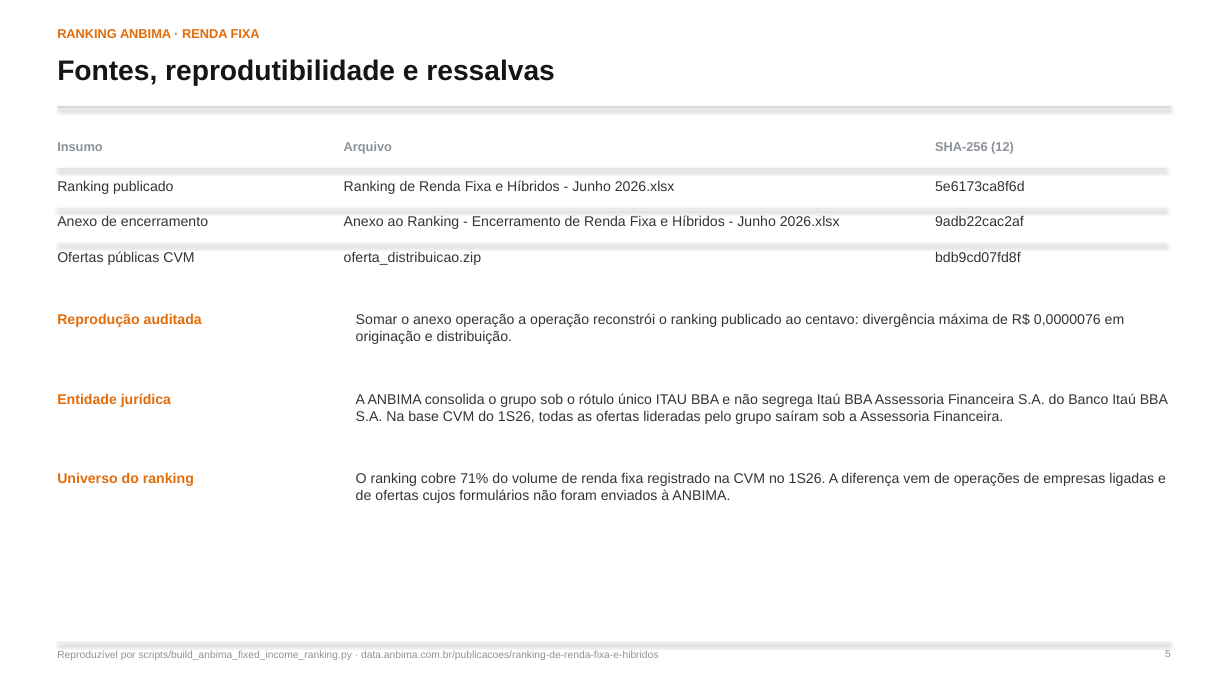
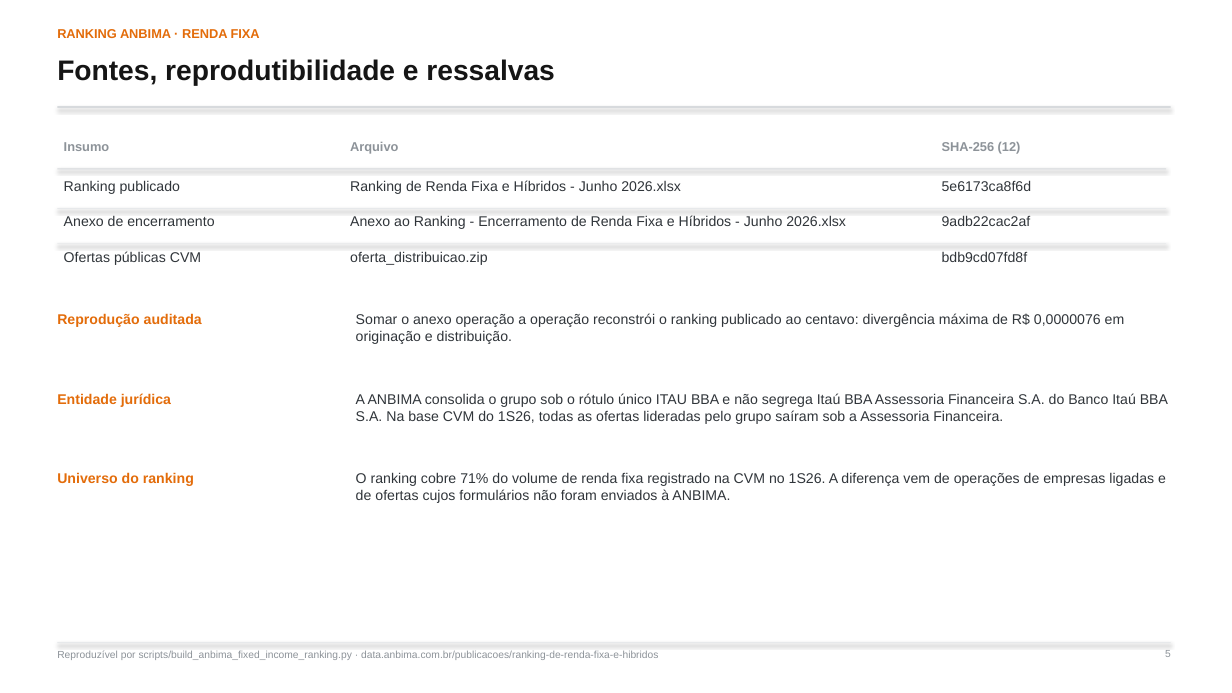
Before and after one commit to abalroar/fidc, a slide deck: slide 6 of outputs/anbima_ranking_rf_presidente/ANBIMA_Ranking_Renda_Fixa_Itau_BBA_1S26.pptx. Drawn at 1232x693 pixels with LibreOffice and Linux fonts; fonts in the diff are those of the drawing. Boxes give left, top, right and bottom in pixels: in the first picture for what was removed or moved away, otherwise in the second. Text is boxed around its words. In the diff, an @@ line names an element or a change of style, - is before the commit and + after.

```diff
--- a/outputs/anbima_ranking_rf_presidente/ANBIMA_Ranking_Renda_Fixa_Itau_BBA_1S26.pptx
+++ b/outputs/anbima_ranking_rf_presidente/ANBIMA_Ranking_Renda_Fixa_Itau_BBA_1S26.pptx
@@ text "Insumo": place and size @@
-text "Insumo" at [57, 142, 102, 151]
+text "Insumo" at [64, 142, 109, 151]
@@ text "Arquivo": place and size @@
-text "Arquivo" at [344, 142, 392, 154]
+text "Arquivo" at [350, 142, 398, 154]
@@ text "SHA-256 (12)": place and size @@
-text "SHA-256 (12)" at [935, 142, 1014, 154]
+text "SHA-256 (12)" at [942, 142, 1021, 154]
@@ text "Ranking publicado": place and size @@
-text "Ranking publicado" at [57, 180, 173, 194]
+text "Ranking publicado" at [64, 180, 180, 194]
@@ text "Ranking de Renda Fixa e ...": place and size @@
-text "Ranking de Renda Fixa e ..." at [344, 180, 675, 194]
+text "Ranking de Renda Fixa e ..." at [350, 180, 681, 194]
@@ text "5e6173ca8f6d": place and size @@
-text "5e6173ca8f6d" at [935, 181, 1025, 191]
+text "5e6173ca8f6d" at [942, 180, 1032, 191]
@@ text "Anexo de encerramento": place and size @@
-text "Anexo de encerramento" at [57, 215, 208, 226]
+text "Anexo de encerramento" at [64, 215, 214, 226]
@@ text "Anexo ao Ranking - Encerramento ...": place and size @@
-text "Anexo ao Ranking - Encerramento ..." at [344, 215, 840, 229]
+text "Anexo ao Ranking - Encerramento ..." at [350, 215, 846, 229]
@@ text "9adb22cac2af": place and size @@
-text "9adb22cac2af" at [935, 215, 1024, 226]
+text "9adb22cac2af" at [942, 215, 1031, 226]
@@ text "Ofertas públicas CVM": place and size @@
-text "Ofertas públicas CVM" at [57, 251, 194, 265]
+text "Ofertas públicas CVM" at [64, 251, 201, 265]
@@ text "oferta_distribuicao.zip": place and size @@
-text "oferta_distribuicao.zip" at [344, 251, 482, 265]
+text "oferta_distribuicao.zip" at [350, 251, 488, 265]
@@ text "bdb9cd07fd8f": place and size @@
-text "bdb9cd07fd8f" at [935, 251, 1021, 262]
+text "bdb9cd07fd8f" at [942, 251, 1028, 262]
```
Also in this commit, not shown: 3 other slides changed, 6 other files.
